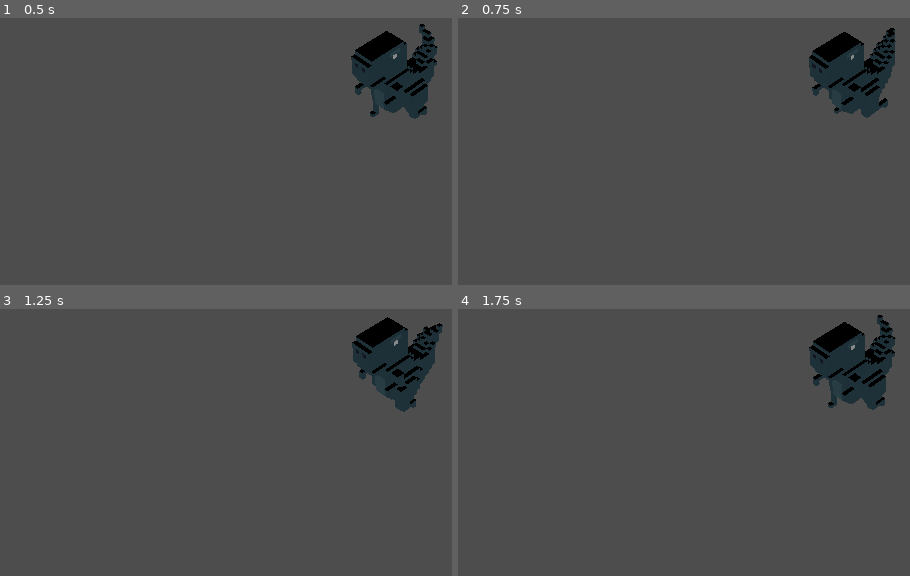
Above: before the commit, frames 1-4 (two rows, left to right).
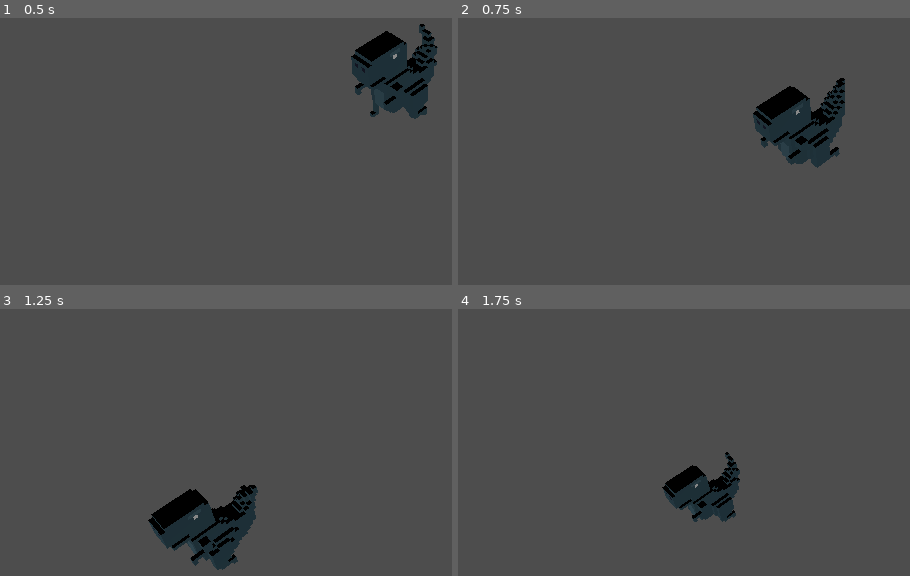
Above: after the commit, the same moments.

Repository: SugarWong97/Godot4_StopMotion3D
Game: Godot game, scene res://Demo.tscn
Two runs of this game, one before a commit and one after it. Both use one fixed random seed, a clock stepped at 60 frames per second and the inputs below.
Inputs (mouse positions are in pixels of both pictures, inside the frame that each line leads up to):
- Up to frame 1 (0.5 s): no input
- Up to frame 2 (0.75 s): move the mouse to (outside the picture) at 0.52 s; hold D from 0.53 s (still down); hold E from 0.53 s (still down); click (outside the picture) at 0.67 s
- Up to frame 3 (1.25 s): keep holding D; keep holding E; tap Q at 0.8 s
- Up to frame 4 (1.75 s): move the mouse to (697, 421) at 1.27 s; release D at 1.28 s; release E at 1.28 s; hold S from 1.28 s (still down); tap Q at 1.35 s; click (697, 421) at 1.42 s; tap Shift at 1.55 s

Frame 1 is identical in both runs. In frame 2, 8.0% of the frame differs, in the area x 65-97%, y 3-57%; in frame 3, 8.7%, in the area x 32-99%, y 2-98%; in frame 4, 6.9%.

Commit message:
test scene : enable camera free look

Diff:
--- a/Demo.tscn
+++ b/Demo.tscn
@@ -1,7 +1,8 @@
-[gd_scene load_steps=4 format=3 uid="uid://dw1phx7w848v2"]
+[gd_scene load_steps=5 format=3 uid="uid://dw1phx7w848v2"]
 
 [ext_resource type="Script" path="res://Demo.gd" id="1"]
 [ext_resource type="Script" path="res://MeshAnimationPlayer.gd" id="2"]
+[ext_resource type="Script" path="res://godot-free-look-camera.gd" id="4_i45uy"]
 
 [sub_resource type="Environment" id="Environment_fnynk"]
 
@@ -12,6 +13,7 @@
 transform = Transform3D(0.707107, -0.5, 0.5, 0, 0.707107, 0.707107, -0.707107, -0.5, 0.5, 4.5, 6.5, 4.5)
 current = true
 fov = 40.0
+script = ExtResource("4_i45uy")
 
 [node name="MeshAnimationPlayer" type="Node3D" parent="."]
 script = ExtResource("2")
--- /dev/null
+++ b/godot-free-look-camera.gd
@@ -0,0 +1,45 @@
+#Copyright © 2022 Marc Nahr: https://github.com/MarcPhi/godot-free-look-camera
+extends Camera3D
+
+@export_range(0, 10, 0.01) var sensitivity : float = 3
+@export_range(0, 1000, 0.1) var default_velocity : float = 5
+@export_range(0, 10, 0.01) var speed_scale : float = 1.17
+@export_range(1, 100, 0.1) var boost_speed_multiplier : float = 3.0
+@export var max_speed : float = 1000
+@export var min_speed : float = 0.2
+
+@onready var _velocity = default_velocity
+
+func _input(event):
+	if not current:
+		return
+
+	if Input.get_mouse_mode() == Input.MOUSE_MODE_CAPTURED:
+		if event is InputEventMouseMotion:
+			rotation.y -= event.relative.x / 1000 * sensitivity
+			rotation.x -= event.relative.y / 1000 * sensitivity
+			rotation.x = clamp(rotation.x, PI/-2, PI/2)
+
+	if event is InputEventMouseButton:
+		match event.button_index:
+			MOUSE_BUTTON_RIGHT:
+				Input.set_mouse_mode(Input.MOUSE_MODE_CAPTURED if event.pressed else Input.MOUSE_MODE_VISIBLE)
+			MOUSE_BUTTON_WHEEL_UP: # increase fly velocity
+				_velocity = clamp(_velocity * speed_scale, min_speed, max_speed)
+			MOUSE_BUTTON_WHEEL_DOWN: # decrease fly velocity
+				_velocity = clamp(_velocity / speed_scale, min_speed, max_speed)
+
+func _process(delta):
+	if not current:
+		return
+
+	var direction = Vector3(
+		float(Input.is_physical_key_pressed(KEY_D)) - float(Input.is_physical_key_pressed(KEY_A)),
+		float(Input.is_physical_key_pressed(KEY_E)) - float(Input.is_physical_key_pressed(KEY_Q)),
+		float(Input.is_physical_key_pressed(KEY_S)) - float(Input.is_physical_key_pressed(KEY_W))
+	).normalized()
+
+	if Input.is_physical_key_pressed(KEY_SHIFT): # boost
+		translate(direction * _velocity * delta * boost_speed_multiplier)
+	else:
+		translate(direction * _velocity * delta)
